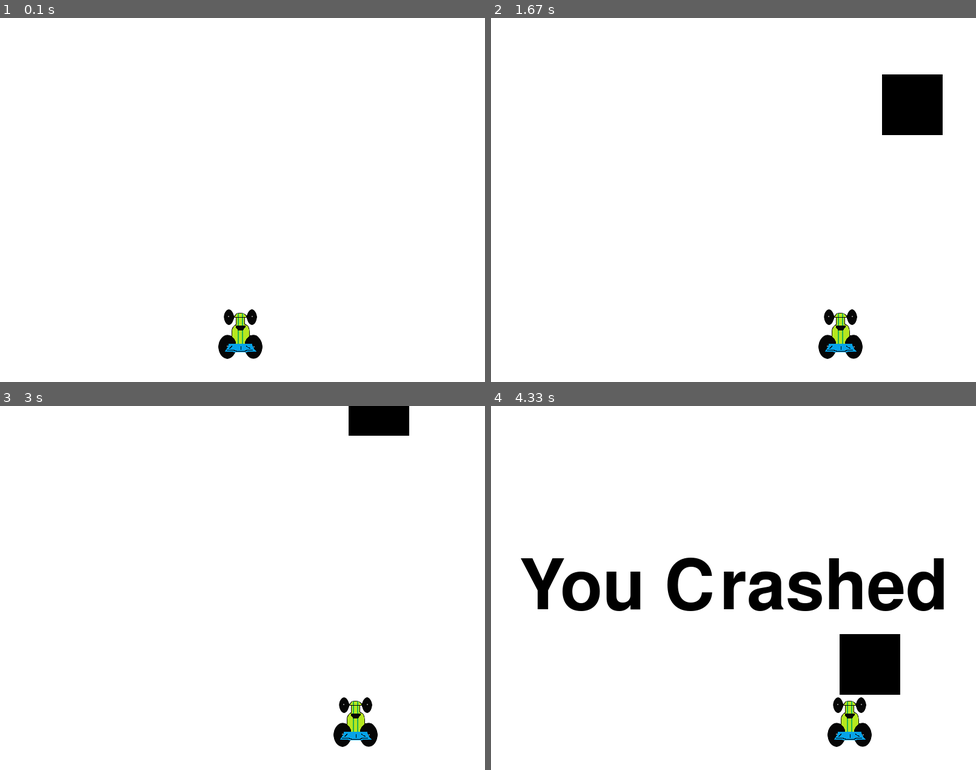
Above: before the commit, frames 1-4 (two rows, left to right).
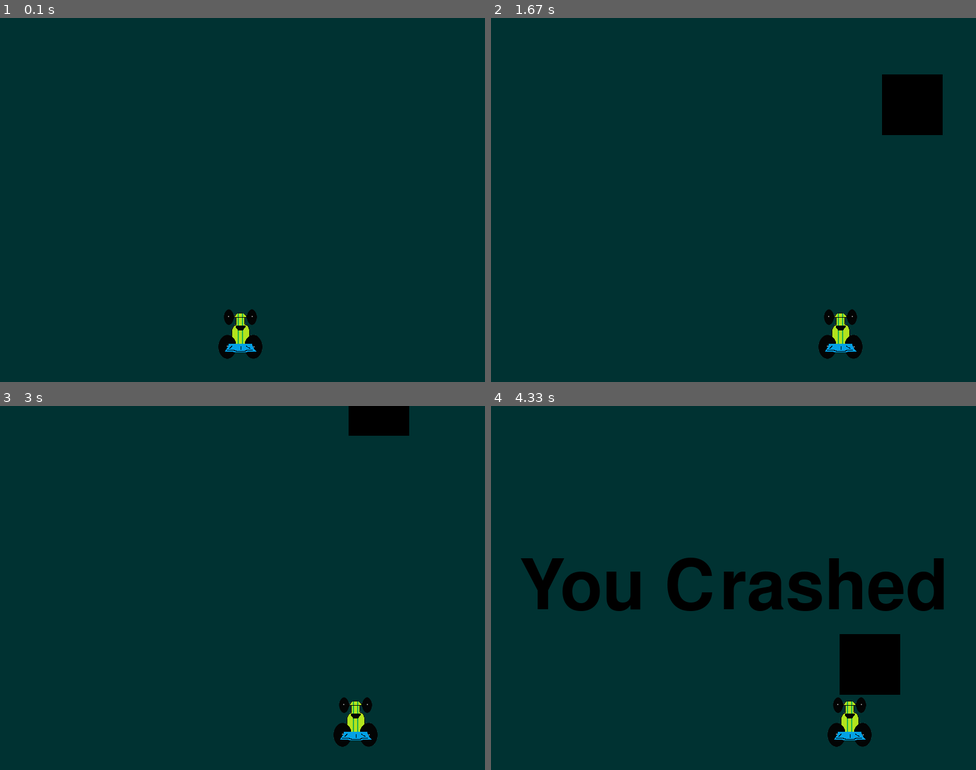
Above: after the commit, the same moments.

Repository: ForestMilles/homework
Game: pygame game, started from pygame--practice/car race.py
The game is run twice, just before and just after one commit, with the same random seed, the same clock (stepped at 60 frames per second) and the same inputs.
Inputs:
- Up to frame 1 (0.1 s): no input
- Up to frame 2 (1.67 s): hold Right 0.33-0.8 s; hold Right 0.83-1.3 s; hold Left from 1.33 s (still down)
- Up to frame 3 (3 s): release Left at 1.87 s; hold Left 1.9-2.3 s; hold Right 2.33-2.97 s
- Up to frame 4 (4.33 s): hold Left 3-3.47 s; hold Right 3.5-3.97 s; hold Right from 4 s (still down)

The runs differ from the first frame. In frame 1, 99% of the frame differs, in the area x 0-100%, y 0-100%; in frame 2, 97%; in frame 3, 98%; in frame 4, 93%.

Commit message:
customizing!

Diff:
--- a/pygame--practice/car race.py
+++ b/pygame--practice/car race.py
@@ -8,13 +8,13 @@
 display_height = 600
 
 black = (0, 0, 0)
-white = (255, 255, 255)
+white = (0, 50, 50)
 red = (255, 0, 0)
 
 car_width = 73
 
 gameDisplay = pygame.display.set_mode((display_width, display_height))
-pygame.display.set_caption('A bit Racey')
+pygame.display.set_caption('Rumble')
 clock = pygame.time.Clock()
 
 carImg = pygame.image.load('racecar.png')
@@ -41,7 +41,7 @@
 
     pygame.display.update()
 
-    time.sleep(2)
+    time.sleep(3)
 
     game_loop()
 
@@ -96,14 +96,14 @@
             thing_starty = 0 - thing_height
             thing_startx = random.randrange(0, display_width)
 
-        ####
+
         if y < thing_starty + thing_height:
             print('y crossover')
 
             if x > thing_startx and x < thing_startx + thing_width or x + car_width > thing_startx and x + car_width < thing_startx + thing_width:
                 print('x crossover')
                 crash()
-        ####
+
 
         pygame.display.update()
         clock.tick(60)
